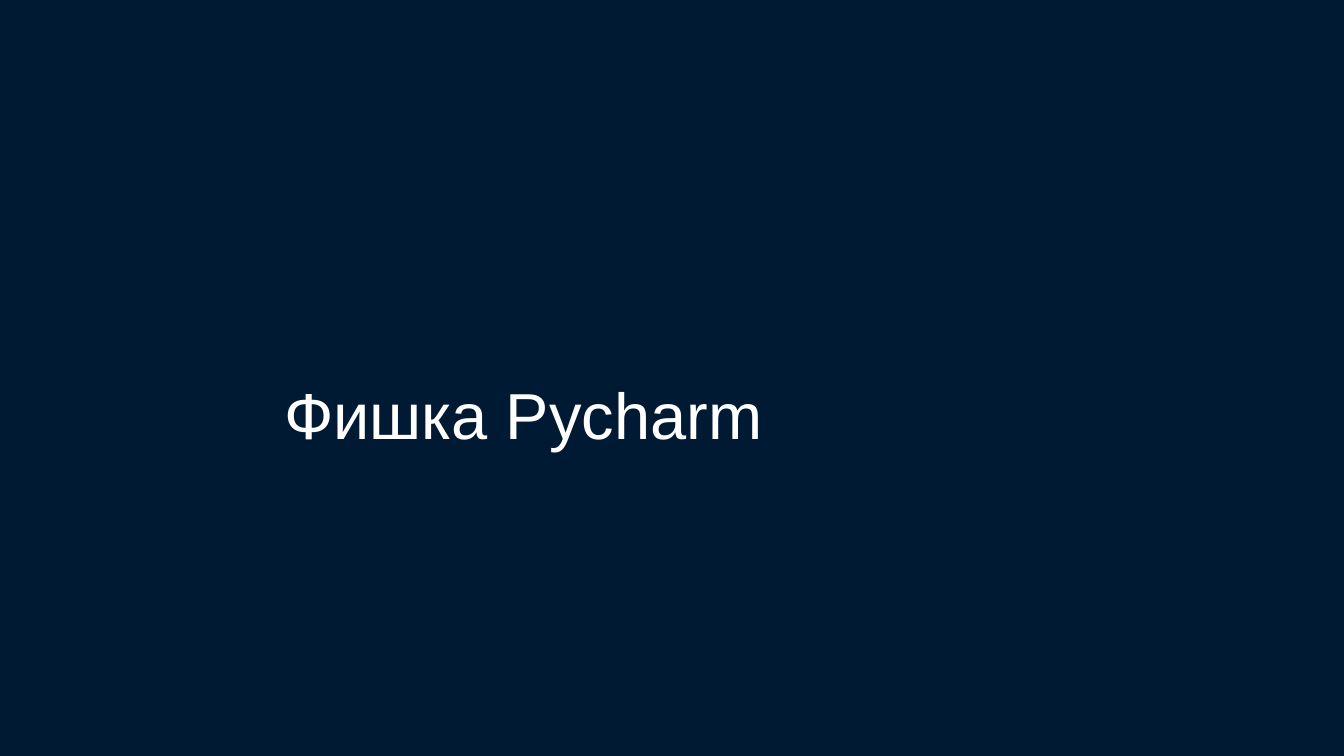
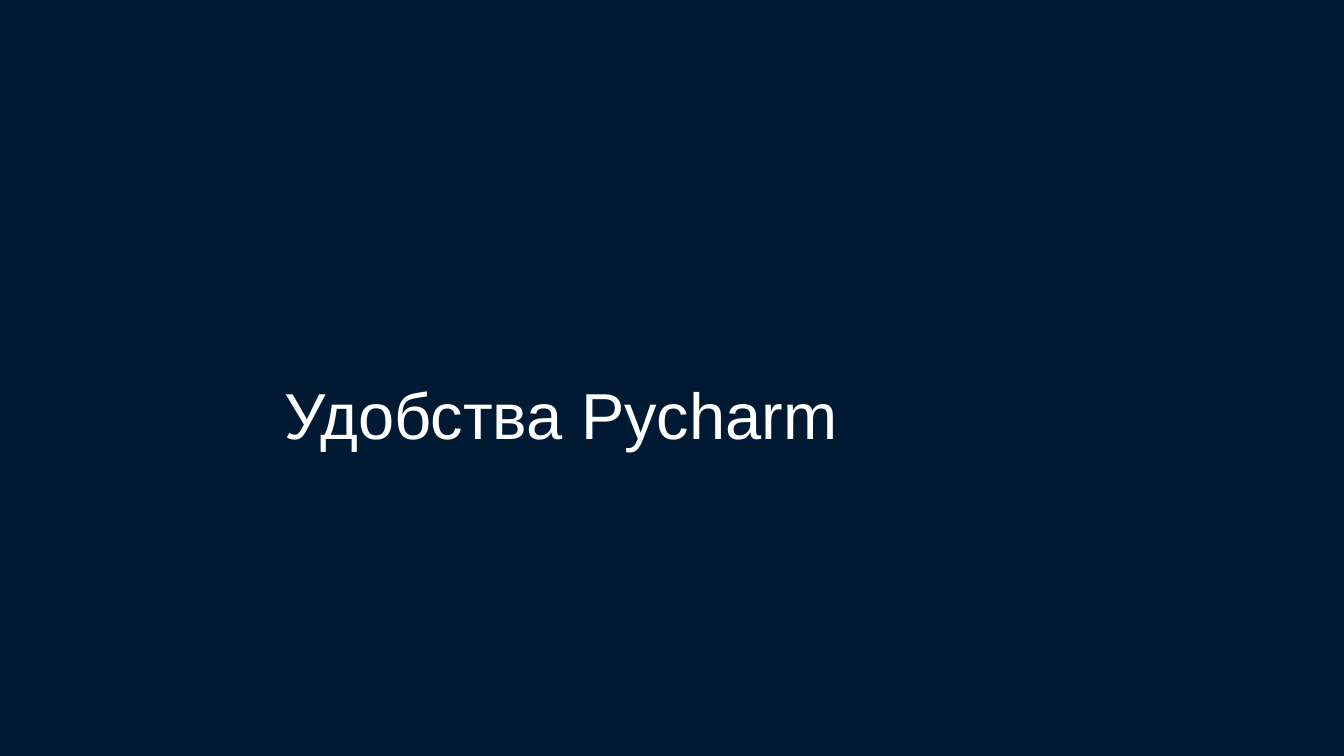
Before and after one commit to Python18Academy/python_first_level, a slide deck: slide 15 of Git - система управления данными. списки и циклы в Python/второе занятие презентация.pptx. Drawn at 1344x756 pixels with LibreOffice and Linux fonts; fonts in the diff are those of the drawing. Boxes give left, top, right and bottom in pixels: in the first picture for what was removed or moved away, otherwise in the second. Text is boxed around its words. In the diff, an @@ line names an element or a change of style, - is before the commit and + after.

```diff
--- a/Git - система управления данными. списки и циклы в Python/второе занятие презентация.pptx
+++ b/Git - система управления данными. списки и циклы в Python/второе занятие презентация.pptx
@@ title at bbox=[284, 391, 837, 451]: text changed @@
-Фишка Pycharm
+Удобства Pycharm
```
Also in this commit, not shown: 4 other slides changed, 1 slide added, 2 other files.
